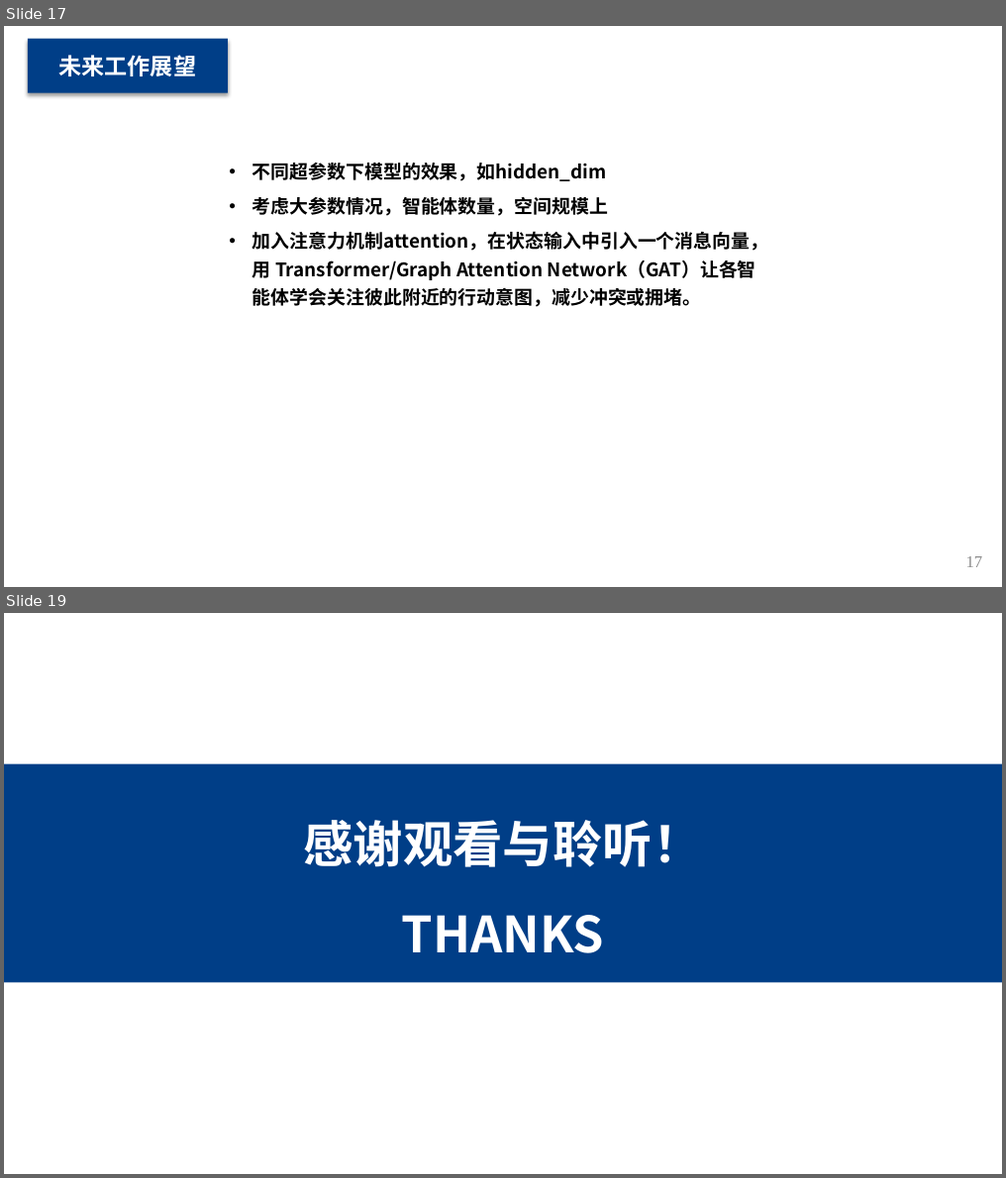
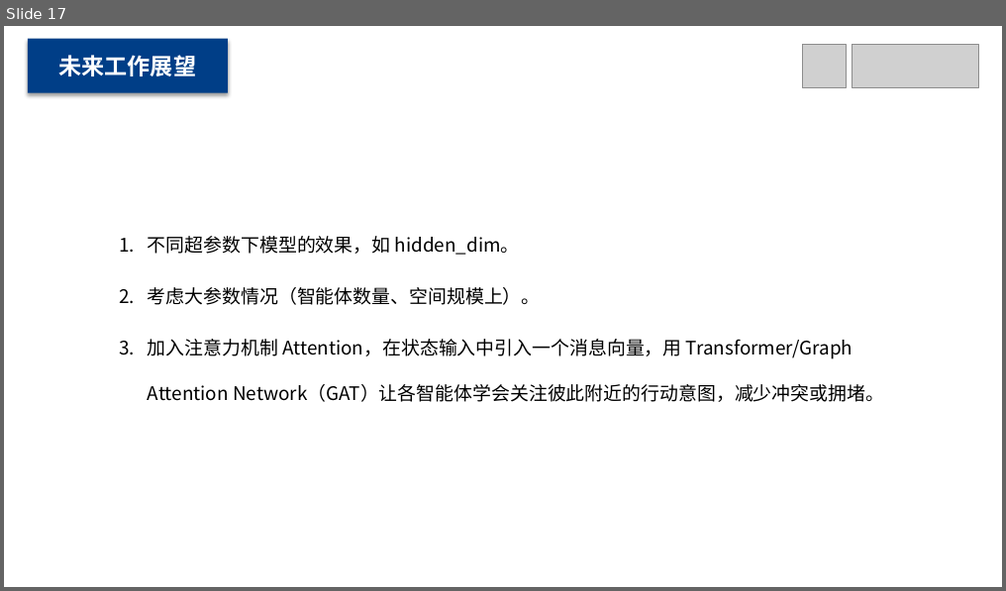
Before and after one commit to MinmusLin/Reinforcement_Learning_Based_Multi_Agent_Path_Finding, a slide deck: Presentation.pptx. Shown one above the other, each under a label of ours: slides 17 and 19 before the commit, slide 17 after it; the slides between them are not shown. The pictures are 1006x1178 and 1006x591 pixels, drawn with LibreOffice and Linux fonts; fonts in the diff are those of the drawing; grey boxes stand for pictures. Boxes give left, top, right and bottom in pixels: in the first picture for what was removed or moved away, otherwise in the second. Text is boxed around its words. In the diff, an @@ line names an element or a change of style, - is before the commit and + after.

```diff
--- a/Presentation.pptx
+++ b/Presentation.pptx
@@ slide 19 removed at (4,613,1002,1174), background #FFFFFF @@
@@ rectangle removed at (4,764,1002,983) @@
-感谢观看与聆听！
-THANKS
@@ table removed at (319,1008,702,1116), 1 rows, 3 columns @@
- |  | 
@@ slide 17 changed as well @@
@@ picture added at (803,44,846,87) @@
@@ picture added at (851,44,978,87) @@
@@ text at (148,236,884,402): text changed; bold off @@
-• 不同超参数下模型的效果，如hidden_dim
-• 考虑大参数情况，智能体数量，空间规模上
-• 加入注意力机制attention，在状态输入中引入一个消息向量，用 Transformer/Graph Attention Network（GAT）让各智能体学会关注彼此附近的行动意图，减少冲突或拥堵。
+1. 不同超参数下模型的效果，如 hidden_dim。
+2. 考虑大参数情况（智能体数量、空间规模上）。
+3. 加入注意力机制 Attention，在状态输入中引入一个消息向量，用 Transformer/Graph Attention Network（GAT）让各智能体学会关注彼此附近的行动意图，减少冲突或拥堵。
@@ page number removed at (966,557,983,568) @@
-17
```
Also in this commit, not shown: 16 other slides changed, 1 slide added, 1 other slide removed.
